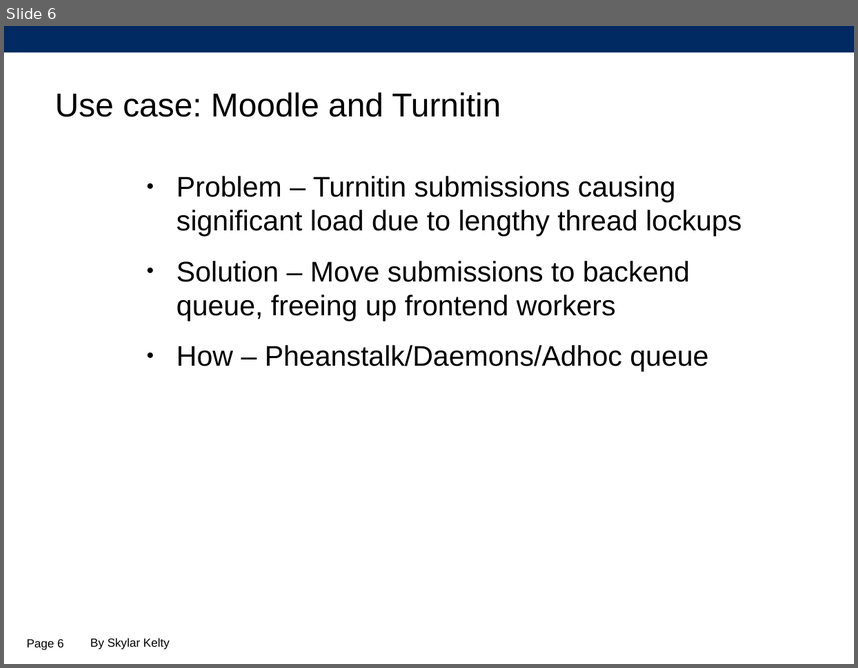
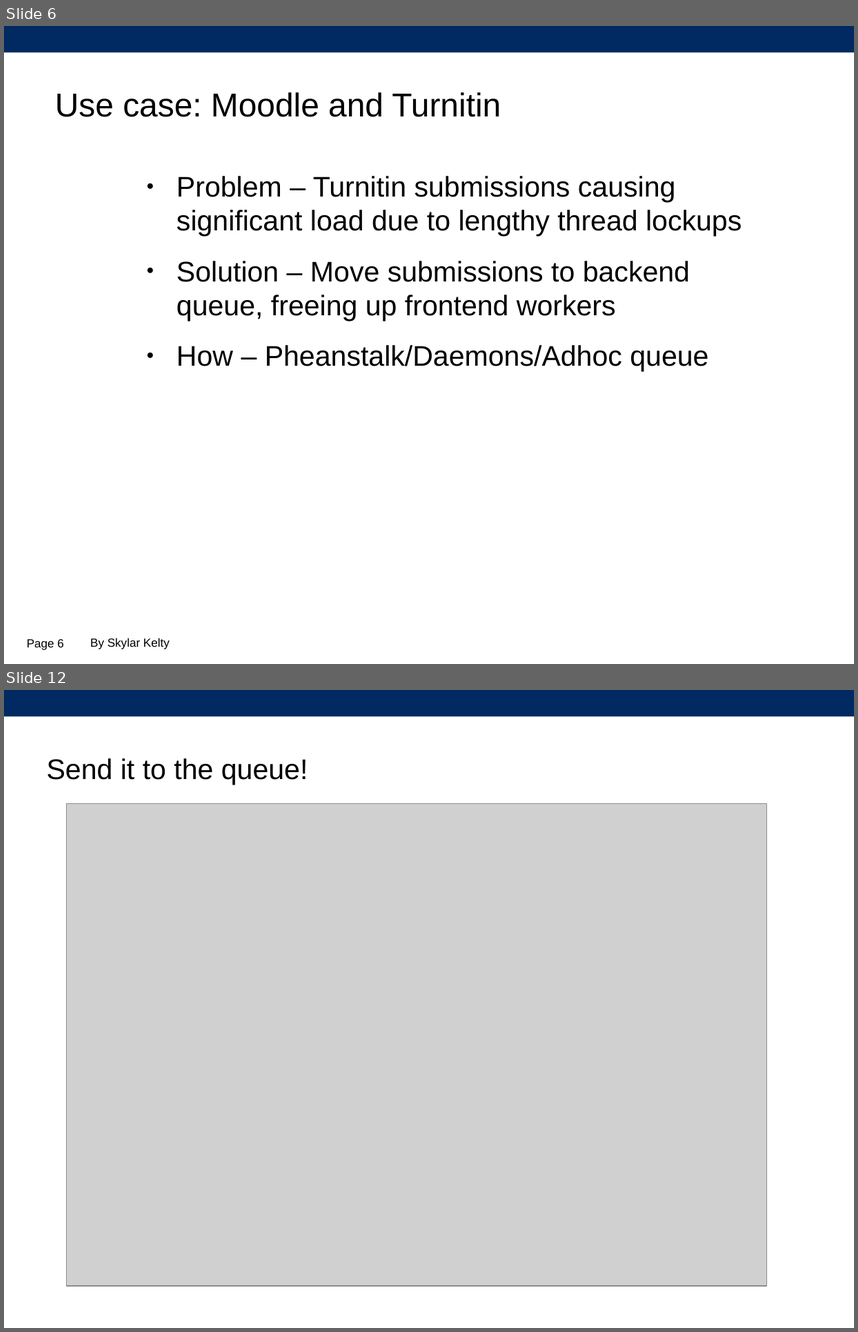
Before and after one commit to SkylarKelty/pheanstalkd-demo, a slide deck: presentation/beanstalkd.odp. Shown one above the other, each under a label of ours: slide 6 before the commit, slides 6 and 12 after it; the slides between them are not shown. The pictures are 858x668 and 858x1332 pixels, drawn with LibreOffice and Linux fonts; fonts in the diff are those of the drawing; grey boxes stand for pictures; background and template pictures are left out. Boxes give left, top, right and bottom in pixels: in the first picture for what was removed or moved away, otherwise in the second. Text is boxed around its words. In the diff, an @@ line names an element or a change of style, - is before the commit and + after.

```diff
--- a/presentation/beanstalkd.odp
+++ b/presentation/beanstalkd.odp
@@ slide 12 added at <box>4,690,854,1328</box>, background #FFFFFF; not listed: 1 template element that a slide beside it also shows @@
@@ title added at <box>47,758,308,785</box>, 24 pt, text #000000 @@
+Send it to the queue!
@@ picture added at <box>67,804,767,1286</box> @@
```
Also in this commit, not shown: 2 slides changed, 7 other slides added, 1 slide removed.
